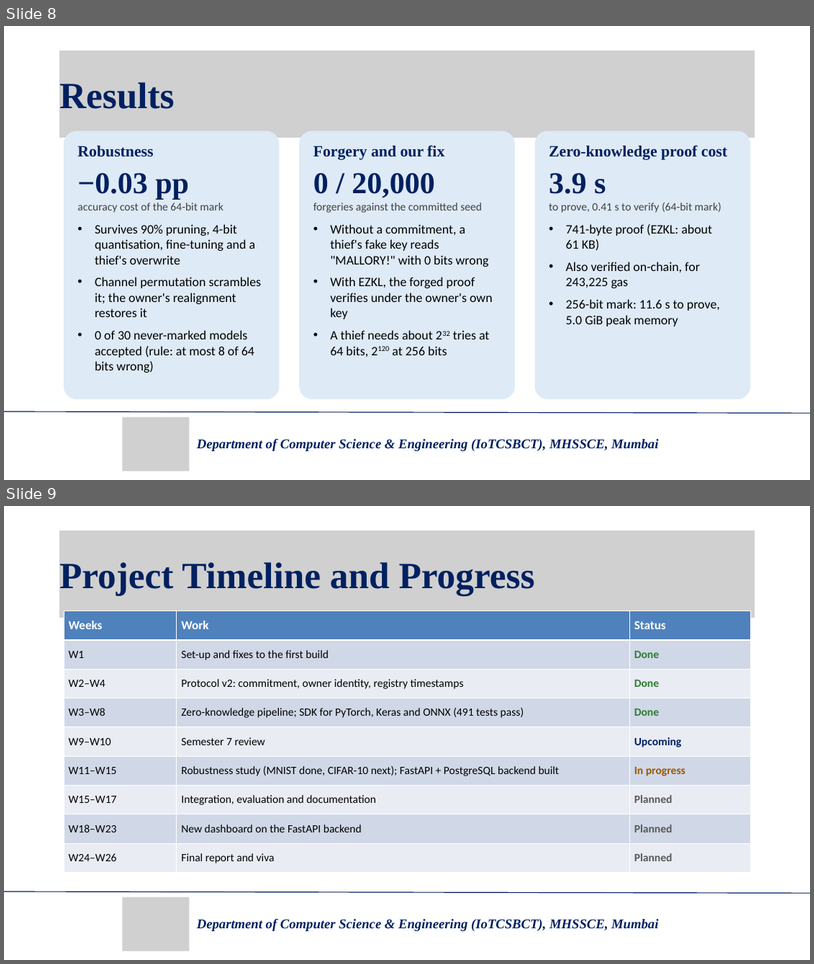
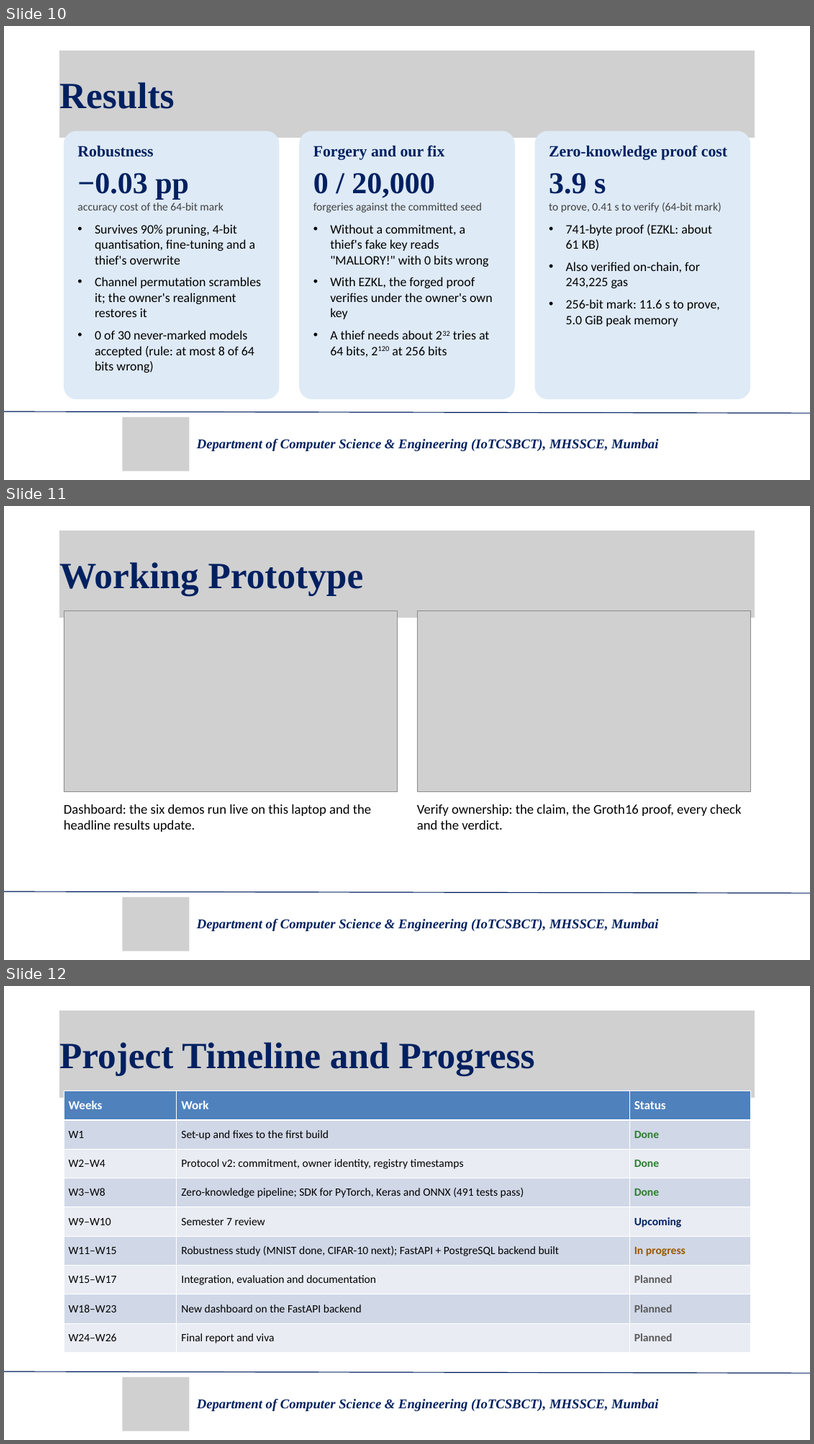
Before and after one commit to samidaire/owasp-ai-model-watermarking, a slide deck: OWASP AI Model Watermarking - Updated.pptx. Shown one above the other, each under a label of ours: slides 8 and 9 before the commit, slides 10, 11 and 12 after it. The pictures are 814x964 and 814x1444 pixels, drawn with LibreOffice and Linux fonts; fonts in the diff are those of the drawing; grey boxes stand for pictures. Boxes give left, top, right and bottom in pixels: in the first picture for what was removed or moved away, otherwise in the second. Text is boxed around its words. In the diff, an @@ line names an element or a change of style, - is before the commit and + after.

Commit message:
docs: expand the review presentation to 15 slides
Objectives is its own slide again (the original wording); the problem statement keeps the research gap and our
approach. Adds back the System Workflow slide (five protocol steps and the verifier's checks) and the Working
Prototype slide (dashboard and Verify ownership screenshots from docs/guide/img).

```diff
--- a/OWASP AI Model Watermarking - Updated.pptx
+++ b/OWASP AI Model Watermarking - Updated.pptx
@@ slide 11 added at box(4, 506, 810, 960), background #FFFFFF @@
@@ picture added at box(59, 530, 755, 618) @@
@@ text added at box(59, 562, 364, 595), 66 pt, text #002060, bold @@
+Working Prototype
@@ picture added at box(64, 611, 397, 791) @@
@@ picture added at box(417, 611, 751, 791) @@
@@ text added at box(64, 804, 371, 831), 24 pt, text #000000 @@
+Dashboard: the six demos run live on this laptop and the headline results update.
@@ text added at box(417, 804, 741, 829), 24 pt, text #000000 @@
+Verify ownership: the claim, the Groth16 proof, every check and the verdict.
@@ line added from (4, 891) to (810, 893), #002060 1.5 pt @@
@@ picture added at box(123, 897, 190, 951) @@
@@ text added at box(197, 919, 658, 931), 24 pt, text #002060, bold, italic @@
+Department of Computer Science & Engineering (IoTCSBCT), MHSSCE, Mumbai
@@ what was slide 8 is now slide 10 @@
@@ what was slide 9 is now slide 12 @@
```
Also in this commit, not shown: 2 slides changed, 2 other slides added.
